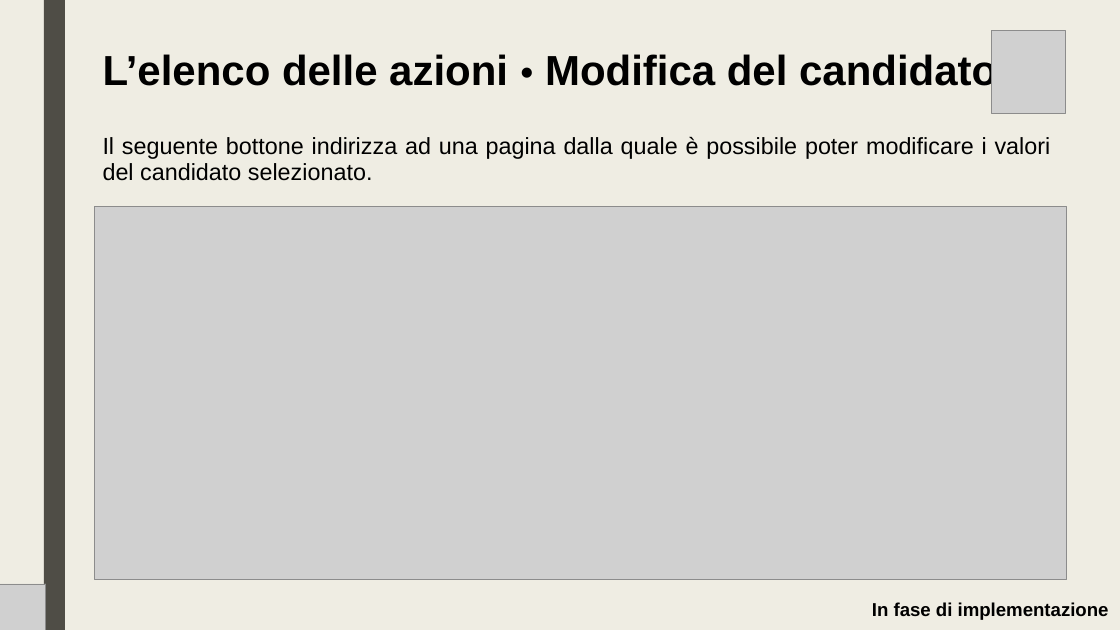
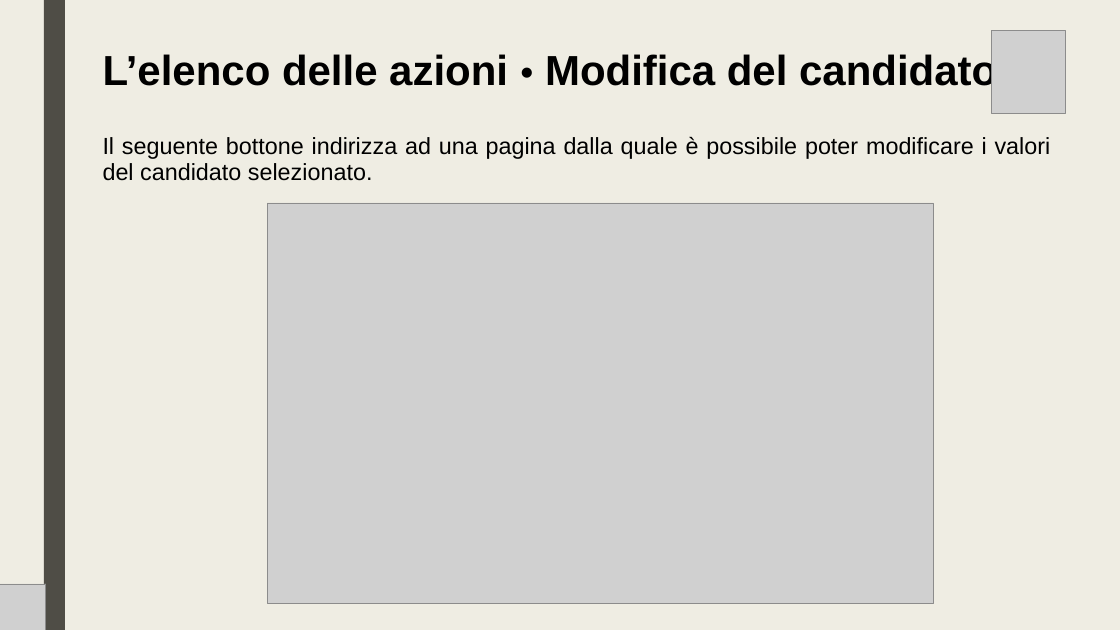
Before and after one commit to lt-scuolalavoro/suit, a slide deck: slide 9 of resources/IT - Suit Database.pptx. Drawn at 1120x630 pixels with LibreOffice and Linux fonts; fonts in the diff are those of the drawing; grey boxes stand for pictures. Boxes give left, top, right and bottom in pixels: in the first picture for what was removed or moved away, otherwise in the second. Text is boxed around its words. In the diff, an @@ line names an element or a change of style, - is before the commit and + after.

```diff
--- a/resources/IT - Suit Database.pptx
+++ b/resources/IT - Suit Database.pptx
@@ picture: place and size @@
-picture at [94,206,1067,580]
+picture at [267,203,933,603]
@@ text removed at [872,602,1109,620] @@
-In fase di implementazione
```
Also in this commit, not shown: 8 other slides changed, 1 slide added, 3 other files.
